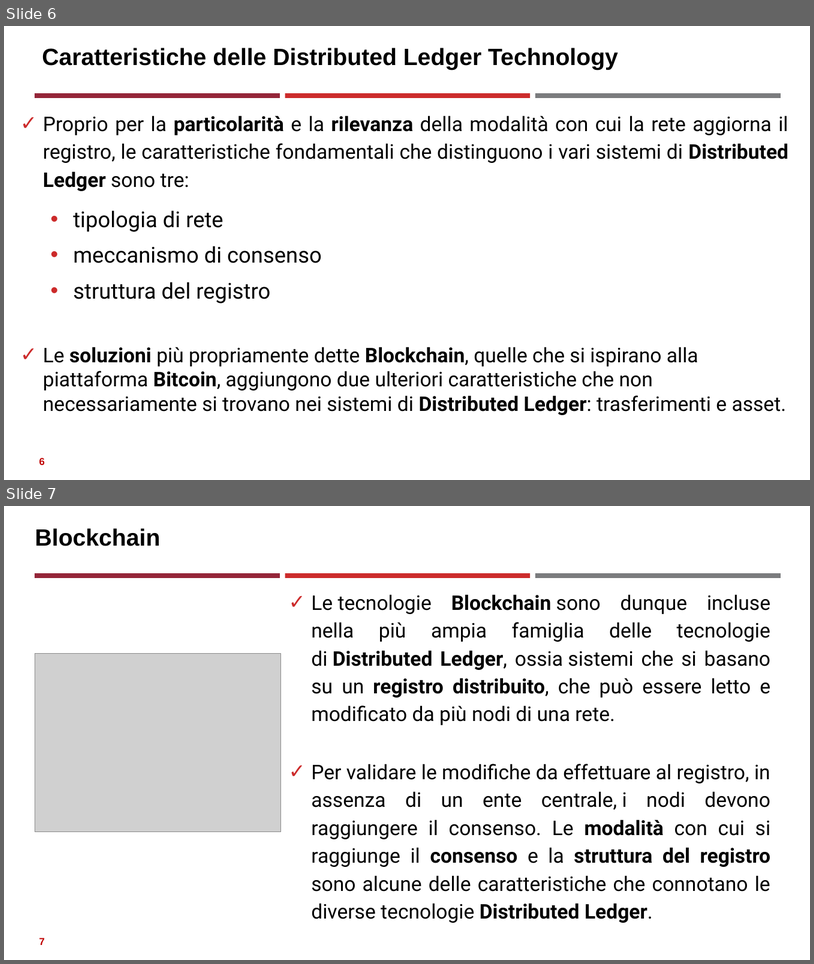
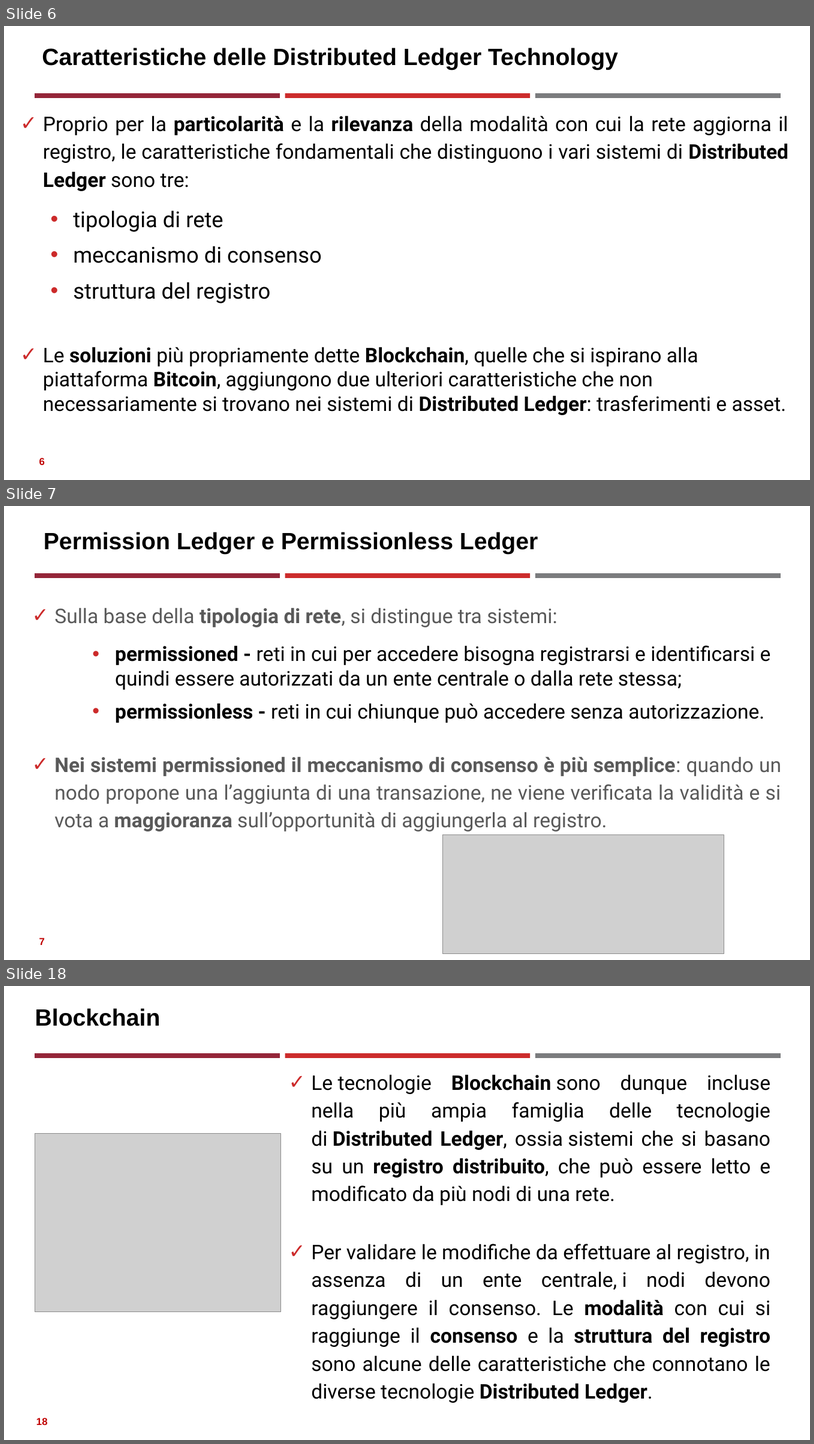
Before and after one commit to neural1977/data_science_interview_material, a slide deck: Assicurazioni/Distributed Ledger Technology_ita.pptx. Shown one above the other, each under a label of ours: slides 6 and 7 before the commit, slides 6, 7 and 18 after it; the slides between them are not shown. The pictures are 814x964 and 814x1444 pixels, drawn with LibreOffice and Linux fonts; fonts in the diff are those of the drawing; grey boxes stand for pictures. Boxes give left, top, right and bottom in pixels: in the first picture for what was removed or moved away, otherwise in the second. Text is boxed around its words. In the diff, an @@ line names an element or a change of style, - is before the commit and + after.

```diff
--- a/Assicurazioni/Distributed Ledger Technology_ita.pptx
+++ b/Assicurazioni/Distributed Ledger Technology_ita.pptx
@@ slide 7 added at (4, 506, 810, 960), background #FFFFFF; not listed: 3 template elements that a slide beside it also shows @@
@@ title added at (44, 532, 538, 554), 28 pt, text #000000, bold @@
+Permission Ledger e Permissionless Ledger
@@ text added at (54, 608, 782, 831), 24 pt, text #595959 @@
+✓ Sulla base della tipologia di rete, si distingue tra sistemi:
+    • permissioned - reti in cui per accedere bisogna registrarsi e identificarsi e quindi essere autorizzati da un ente centrale o dalla rete stessa;
+    • permissionless - reti in cui chiunque può accedere senza autorizzazione.
+✓ Nei sistemi permissioned il meccanismo di consenso è più semplice: quando un nodo propone una l’aggiunta di una transazione, ne viene verificata la validità e si vota a maggioranza sull’opportunità di aggiungerla al registro.
@@ picture added at (443, 835, 725, 954) @@
@@ page number added at (39, 937, 45, 945), 12 pt, text #C00000, bold @@
+7
@@ what was slide 7 is now slide 18 @@
@@ page number at (36, 1417, 48, 1425): text changed @@
-7
+18
```
Also in this commit, not shown: 11 other slides added, 5 other files.
